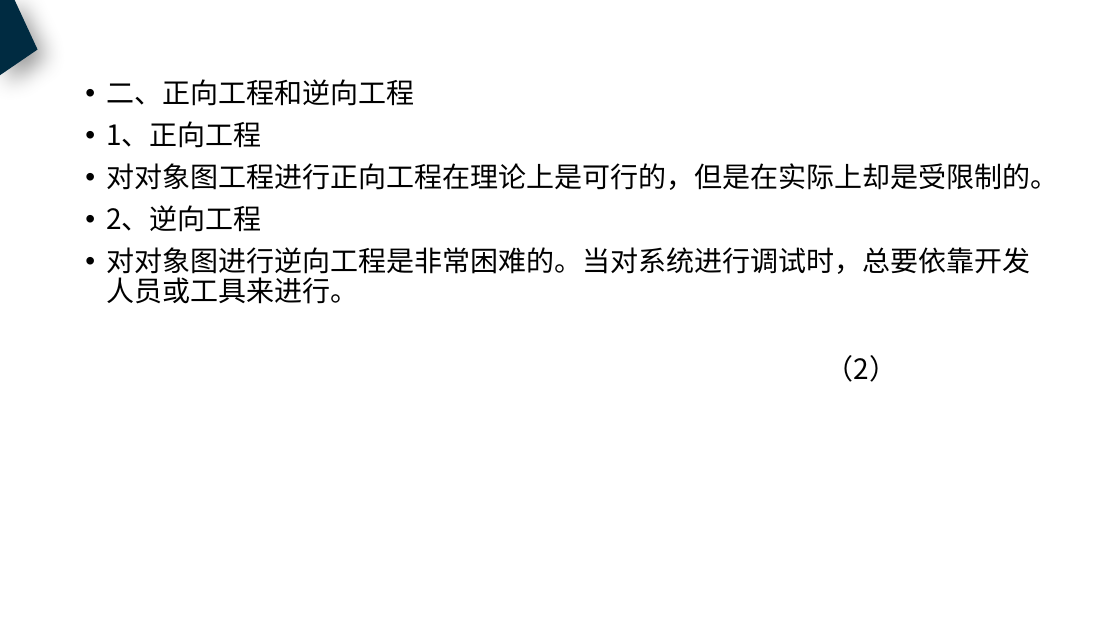
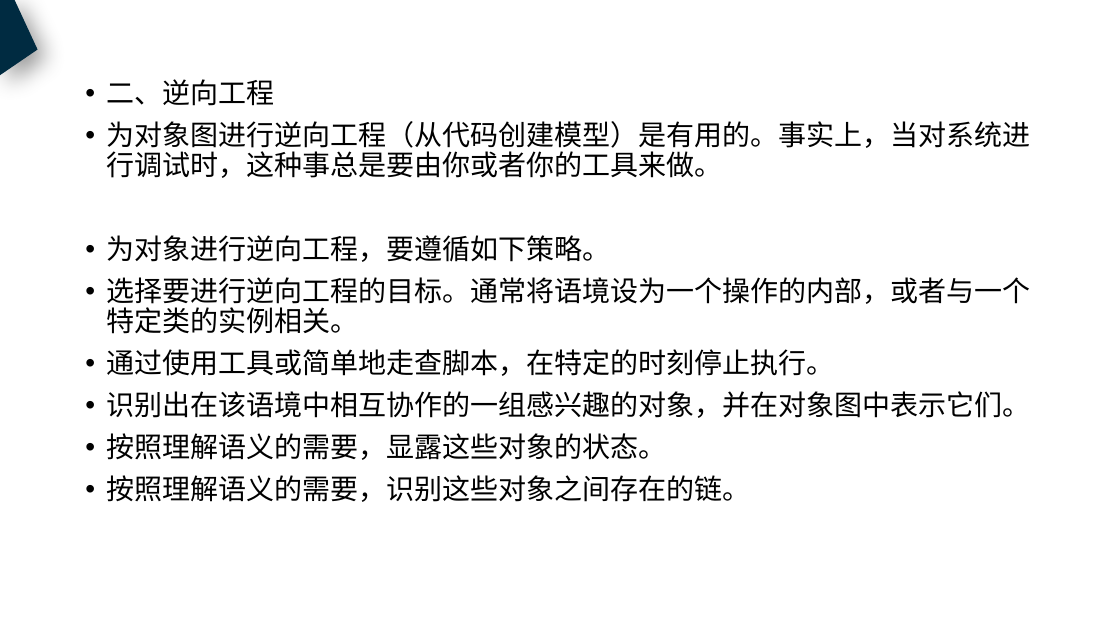
Before and after one commit to PRD2018-G18/PRD2018, a slide deck: slide 12 of 非受控文档/过程文档/UML基础3/UML基础3.pptx (slide 11 before the commit). Drawn at 1120x630 pixels with LibreOffice and Linux fonts; fonts in the diff are those of the drawing. Boxes give left, top, right and bottom in pixels: in the first picture for what was removed or moved away, otherwise in the second. Text is boxed around its words. In the diff, an @@ line names an element or a change of style, - is before the commit and + after.

```diff
--- a/非受控文档/过程文档/UML基础3/UML基础3.pptx
+++ b/非受控文档/过程文档/UML基础3/UML基础3.pptx
@@ text at <box>106,79,1030,502</box>: text changed @@
-• 二、正向工程和逆向工程
-• 1、正向工程
-• 对对象图工程进行正向工程在理论上是可行的，但是在实际上却是受限制的。
-• 2、逆向工程
-• 对对象图进行逆向工程是非常困难的。当对系统进行调试时，总要依靠开发人员或工具来进行。
-                （2）
+• 二、逆向工程
+• 为对象图进行逆向工程（从代码创建模型）是有用的。事实上，当对系统进行调试时，这种事总是要由你或者你的工具来做。
+• 为对象进行逆向工程，要遵循如下策略。
+• 选择要进行逆向工程的目标。通常将语境设为一个操作的内部，或者与一个特定类的实例相关。
+• 通过使用工具或简单地走查脚本，在特定的时刻停止执行。
+• 识别出在该语境中相互协作的一组感兴趣的对象，并在对象图中表示它们。
+• 按照理解语义的需要，显露这些对象的状态。
+• 按照理解语义的需要，识别这些对象之间存在的链。
```
Also in this commit, not shown: 12 other slides changed, 11 slides added, 1 slide removed.
